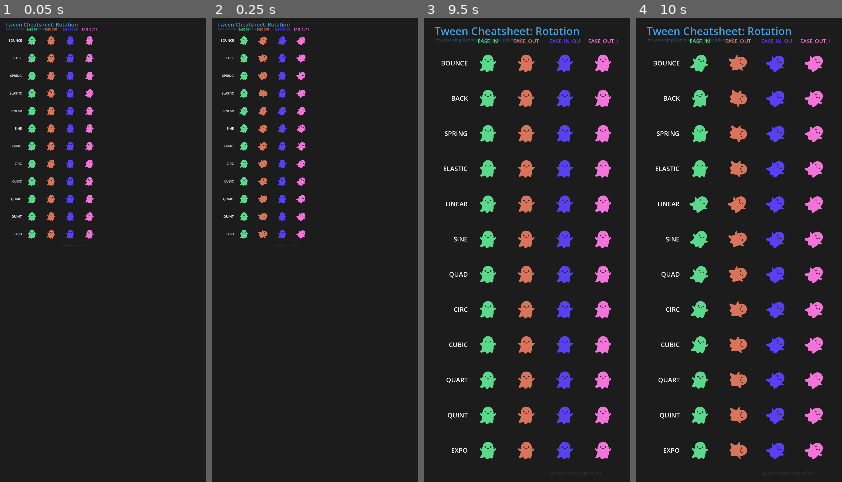
Above: before the commit, frames 1-4 (left to right).
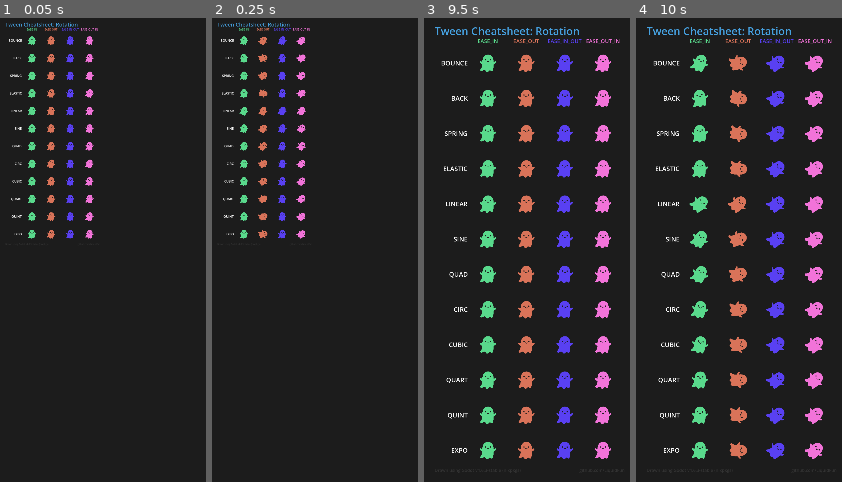
Above: after the commit, the same moments.

Repository: LiquidFun/godot-tween-cheatsheet
Game: Godot game, scene res://animation_grid/record_all.tscn
Same seed, same stepped clock (60 frames per second), same inputs: the game is played once before the commit and once after it.
Inputs:
- Up to frame 1 (0.05 s): no input
- Up to frame 2 (0.25 s): no input
- Up to frame 3 (9.5 s): tap Enter at 0.5 s; tap Space at 8 s
- Up to frame 4 (10 s): no input

The runs differ from the first frame. In frame 1, 0.1% of the frame differs, in the area x 2-48%, y 2-3%; in frame 2, 0.1%; in frame 3, 0.3%, in the area x 5-96%, y 4-6%; in frame 4, 0.3%.

Commit message:
feat: clean up animation grid

Diff:
--- a/animation_grid/animation_grid.gd
+++ b/animation_grid/animation_grid.gd
@@ -59,7 +59,7 @@
 	var prop_name: String = Property.keys()[tween_property].to_lower()
 	_output_dir = "res://output/%s" % prop_name
 	_loop_duration = (TWEEN_DURATION + HOLD_DURATION) * 2
-	_crop_size = _cell_origin(3, 11) + cell_size + Vector2(10, 15) * ui_scale
+	_crop_size = _cell_origin(3, 11) + cell_size + Vector2(cell_gap.x / 2 + 5 * ui_scale, 25 * ui_scale)
 
 	_setup_ghosts()
 
@@ -140,23 +140,25 @@
 func _draw():
 	var prop_name: String = Property.keys()[tween_property].capitalize()
 	draw_string(font, Vector2(20, 32) * ui_scale, "Tween Cheatsheet: %s" % prop_name, HORIZONTAL_ALIGNMENT_LEFT, -1, 20 * ui_scale, TITLE_COLOR)
-	var version: String = Engine.get_version_info().string
-	draw_string(font, Vector2(22, 44) * ui_scale, "drawn using Godot v%s" % version, HORIZONTAL_ALIGNMENT_LEFT, -1, 8 * ui_scale, TITLE_COLOR.darkened(.5))
-
+
+	var label_col_width := cell_size.x + cell_gap.x
 	for col in EASINGS.size():
 		var ease_name: String = "EASE_" + EASINGS[col]
 		var ease_val: int = _ref_tween.get("EASE_" + EASINGS[col])
-		var x_pos := _cell_origin(col, 0).x
+		var x_pos := _cell_origin(col, 0).x - cell_gap.x / 2
 		var y_pos := _cell_origin(col, 0).y - 8 * ui_scale
-		draw_string(font, Vector2(x_pos, y_pos), ease_name, HORIZONTAL_ALIGNMENT_CENTER, cell_size.x, 10 * ui_scale, EASING_TO_COLOR[ease_val])
+		draw_string(font, Vector2(x_pos, y_pos), ease_name, HORIZONTAL_ALIGNMENT_CENTER, label_col_width, 10 * ui_scale, EASING_TO_COLOR[ease_val])
 
 	var label_width := grid_offset.x - 8 * ui_scale
 	for row in TRANSITIONS.size():
 		var y_pos := _cell_origin(0, row).y + cell_size.y / 2 + 4 * ui_scale
 		draw_string(font, Vector2(0, y_pos), TRANSITIONS[row], HORIZONTAL_ALIGNMENT_RIGHT, label_width, 12 * ui_scale, Color.WHITE)
 
-	var credits_at := _cell_origin(1, 11) + cell_size + Vector2(15, 15) * ui_scale
-	draw_string(font, credits_at, "github.com/LiquidFun", HORIZONTAL_ALIGNMENT_LEFT, -1, 9 * ui_scale, Color.BLACK.lightened(.2))
+	var bottom_y := _cell_origin(0, 11).y + cell_size.y + 10 * ui_scale
+	var version: String = Engine.get_version_info().string
+	draw_string(font, Vector2(20 * ui_scale, bottom_y), "Drawn using Godot v%s" % version, HORIZONTAL_ALIGNMENT_LEFT, -1, 8 * ui_scale, Color.BLACK.lightened(.2))
+	var right_edge := _crop_size.x
+	draw_string(font, Vector2(0, bottom_y), "github.com/LiquidFun", HORIZONTAL_ALIGNMENT_RIGHT, right_edge, 8 * ui_scale, Color.BLACK.lightened(.2))
 
 func _process(delta):
 	if not _recording:
Binary file changed: output/modulation.webp
Binary file changed: output/position.webp
Binary file changed: output/rotation.webp
Binary file changed: output/scale.webp
